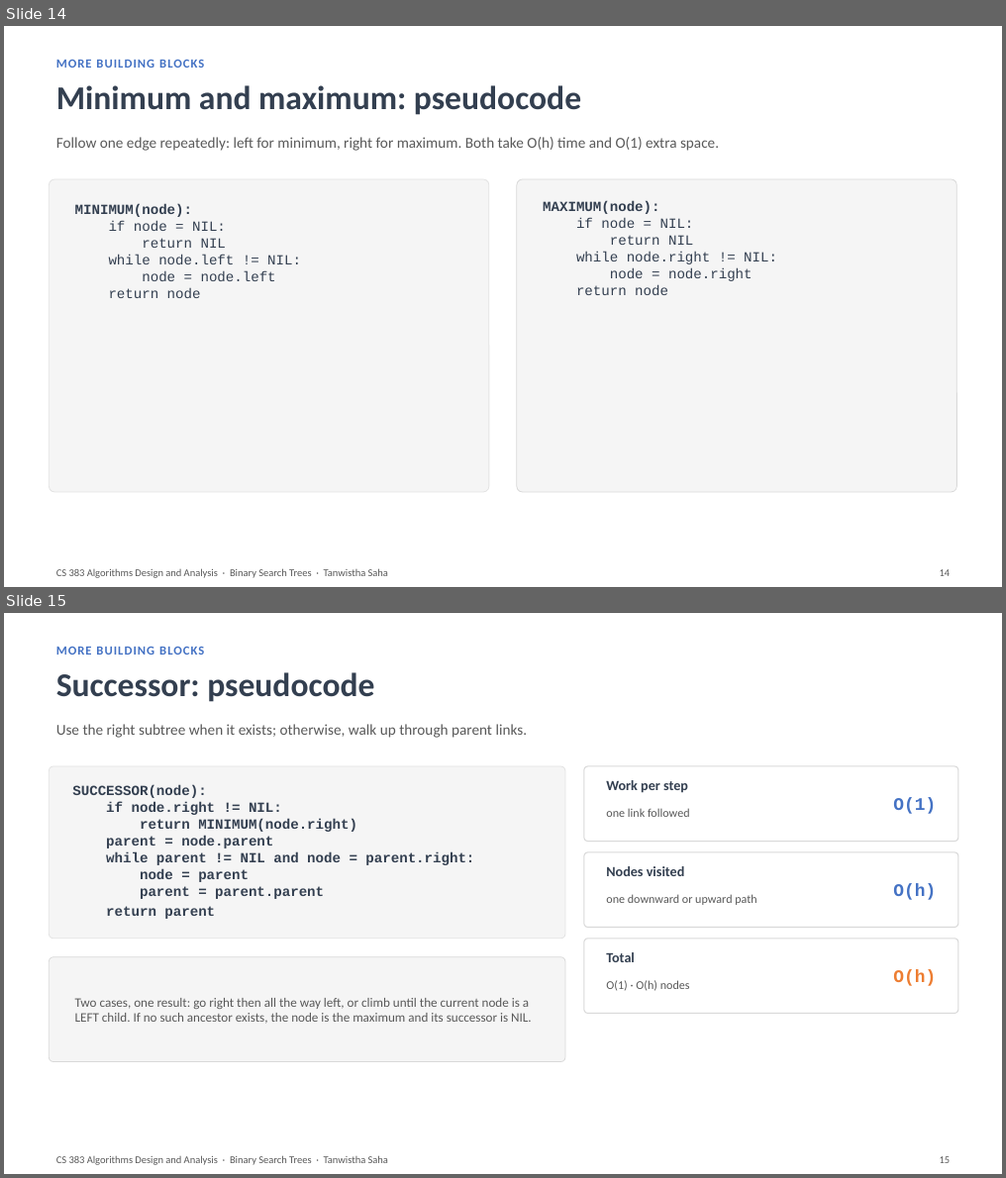
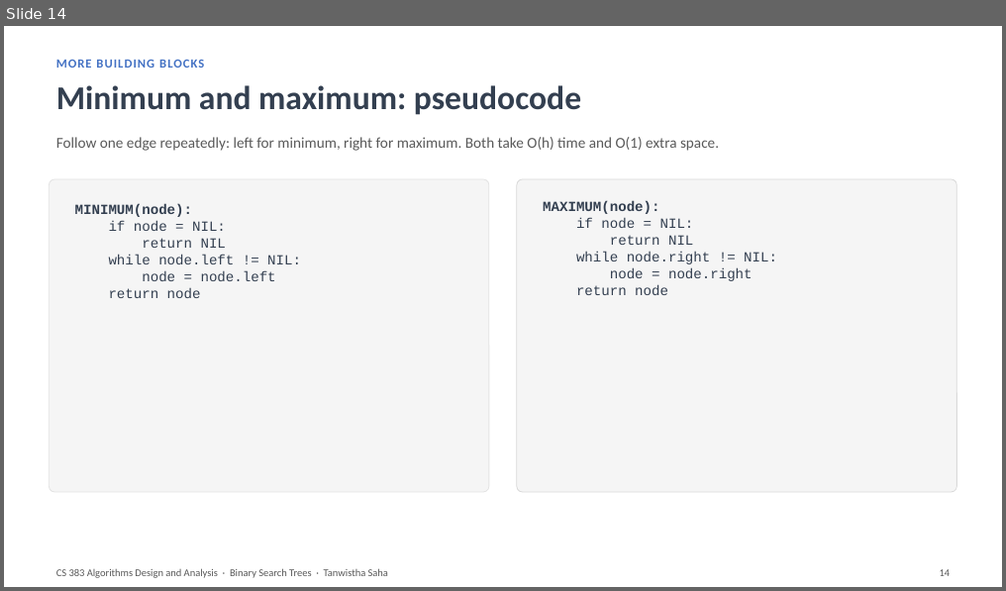
Before and after one commit to tanwistha/cs383_fall26, a slide deck: lectures/Binary_Search_Trees.pptx. Shown one above the other, each under a label of ours: slides 14 and 15 before the commit, slide 14 after it. The pictures are 1006x1178 and 1006x591 pixels, drawn with LibreOffice and Linux fonts; fonts in the diff are those of the drawing. Boxes give left, top, right and bottom in pixels: in the first picture for what was removed or moved away, otherwise in the second. Text is boxed around its words. In the diff, an @@ line names an element or a change of style, - is before the commit and + after.

```diff
--- a/lectures/Binary_Search_Trees.pptx
+++ b/lectures/Binary_Search_Trees.pptx
@@ slide 15 removed at [4,613,1002,1174], background #FFFFFF @@
@@ text removed at [56,646,204,655] @@
-MORE BUILDING BLOCKS
@@ text removed at [56,672,374,702] @@
-Successor: pseudocode
@@ text removed at [56,724,528,738] @@
-Use the right subtree when it exists; otherwise, walk up through parent links.
@@ rounded rectangle removed at [49,766,565,939] @@
@@ text removed at [72,785,474,919] @@
-SUCCESSOR(node):
-if node.right != NIL:
-return MINIMUM(node.right)
-parent = node.parent
-while parent != NIL and node = parent.right:
-node = parent
-parent = parent.parent
-return parent
@@ rounded rectangle removed at [584,766,958,842] @@
@@ text removed at [606,780,688,793] @@
-Work per step
@@ text removed at [606,808,690,817] @@
-one link followed
@@ text removed at [893,798,936,814] @@
-O(1)
@@ rounded rectangle removed at [584,853,958,928] @@
@@ text removed at [606,866,685,876] @@
-Nodes visited
@@ text removed at [606,894,756,905] @@
-one downward or upward path
@@ text removed at [893,884,936,900] @@
-O(h)
@@ rounded rectangle removed at [584,939,958,1014] @@
@@ rounded rectangle removed at [49,958,565,1062] @@
@@ text removed at [606,953,635,962] @@
-Total
@@ text removed at [75,998,532,1024] @@
-Two cases, one result: go right then all the way left, or climb until the current node is a LEFT child. If no such ancestor exists, the node is the maximum and its successor is NIL.
@@ text removed at [606,980,690,991] @@
-O(1) · O(h) nodes
@@ text removed at [893,970,936,986] @@
-O(h)
@@ text removed at [56,1156,388,1165] @@
-CS 383 Algorithms Design and Analysis · Binary Search Trees · Tanwistha Saha
@@ text removed at [940,1157,950,1163] @@
-15
```
Also in this commit, not shown: 8 slides changed, 5 slides added, 3 other slides removed.
